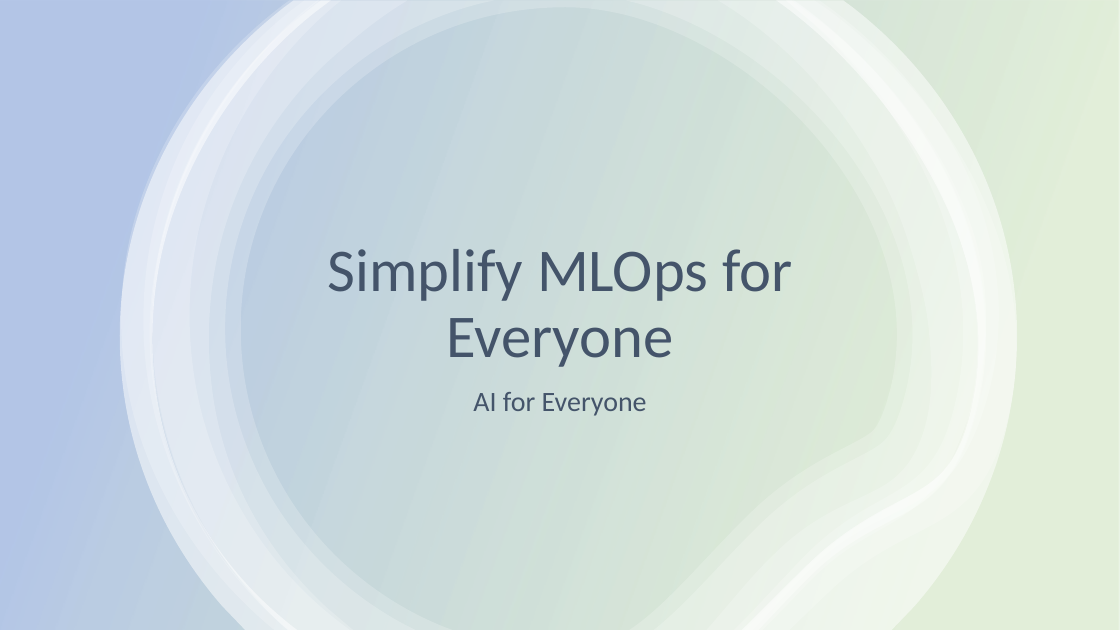
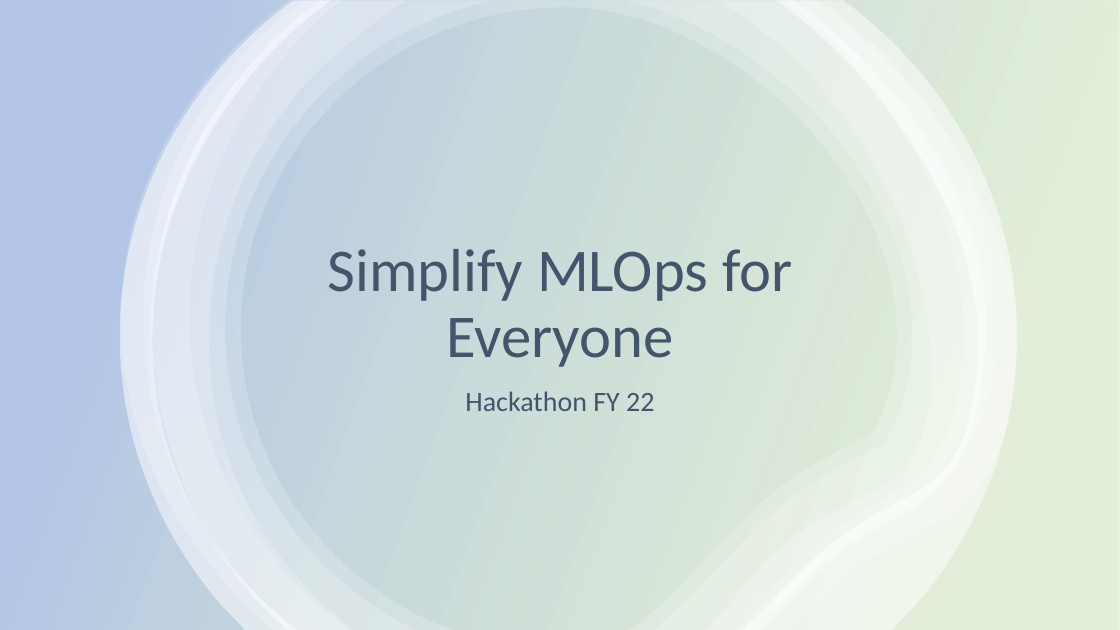
Before and after one commit to memasanz/AMLHackathonWithMLOps, a slide deck: slide 1 of Architecture/Simplify MLOps for Everyone.pptx. Drawn at 1120x630 pixels with LibreOffice and Linux fonts; fonts in the diff are those of the drawing. Boxes give left, top, right and bottom in pixels: in the first picture for what was removed or moved away, otherwise in the second. Text is boxed around its words. In the diff, an @@ line names an element or a change of style, - is before the commit and + after.

Commit message:
updated

```diff
--- a/Architecture/Simplify MLOps for Everyone.pptx
+++ b/Architecture/Simplify MLOps for Everyone.pptx
@@ subtitle at (465, 391, 654, 411): text changed @@
-AI for Everyone
+Hackathon FY 22
```
